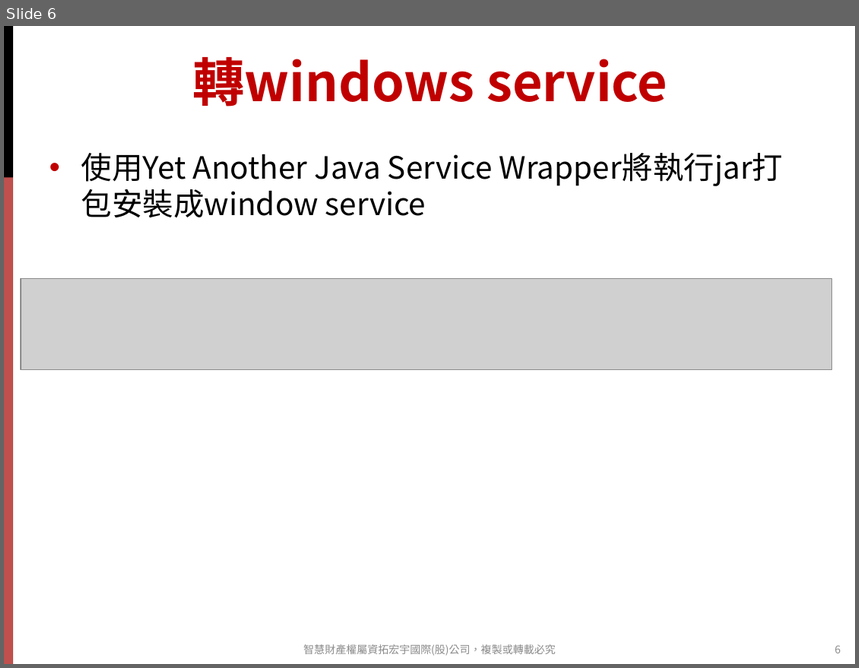
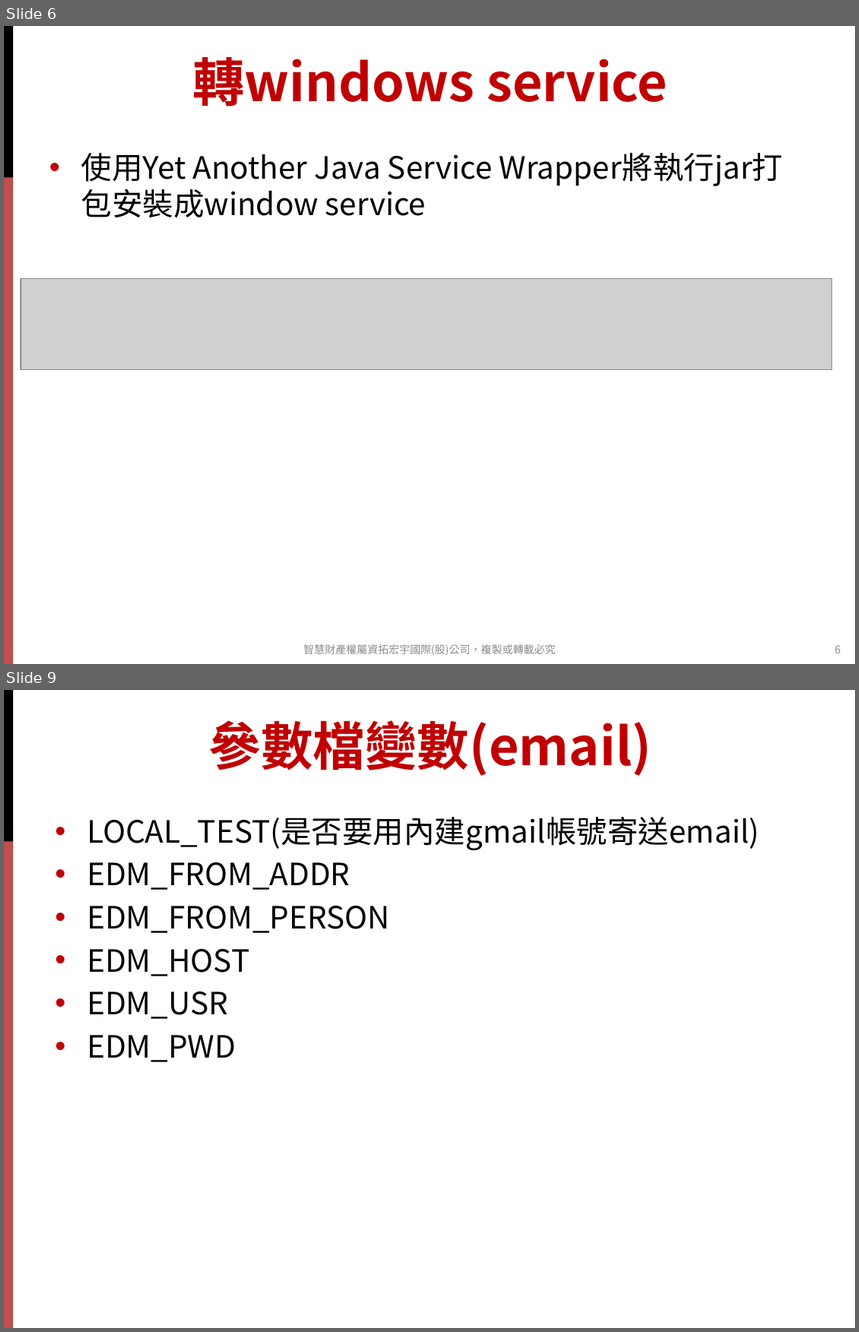
Before and after one commit to strikecbu/TraceLogMonitor, a slide deck: other/doc/TraceLogMonitorWithWAS.pptx. Shown one above the other, each under a label of ours: slide 6 before the commit, slides 6 and 9 after it; the slides between them are not shown. The pictures are 859x668 and 859x1332 pixels, drawn with LibreOffice and Linux fonts; fonts in the diff are those of the drawing; grey boxes stand for pictures; background and template pictures are left out. Boxes give left, top, right and bottom in pixels: in the first picture for what was removed or moved away, otherwise in the second. Text is boxed around its words. In the diff, an @@ line names an element or a change of style, - is before the commit and + after.

```diff
--- a/other/doc/TraceLogMonitorWithWAS.pptx
+++ b/other/doc/TraceLogMonitorWithWAS.pptx
@@ slide 9 added at <box>4,690,855,1328</box>, background #FFFFFF; not listed: 2 template elements that a slide beside it also shows @@
@@ title added at <box>209,720,652,776</box>, 44 pt, text #C00000, bold @@
+參數檔變數(email)
@@ text added at <box>87,817,759,1062</box>, 26 pt, text #000000 @@
+• LOCAL_TEST(是否要用內建gmail帳號寄送email)
+• EDM_FROM_ADDR
+• EDM_FROM_PERSON
+• EDM_HOST
+• EDM_USR
+• EDM_PWD
```
Also in this commit, not shown: 2 slides changed, 2 other slides added, 1 slide removed.
